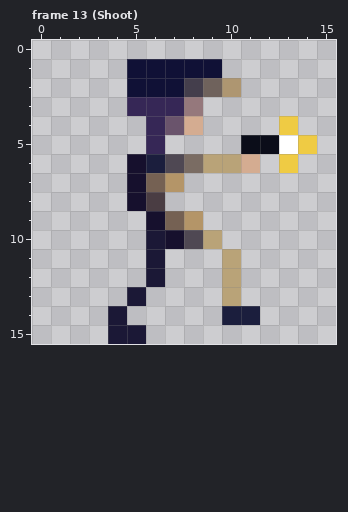
Pixel-art file, stored at Assets/Sprites/Cop_Sprite.aseprite. The picture above was drawn from the file before the commit.
16x16 pixels, 15 frames. Colours within 5 levels of each other are drawn and written as one. Shown: frame 13 (Shoot).
New version:
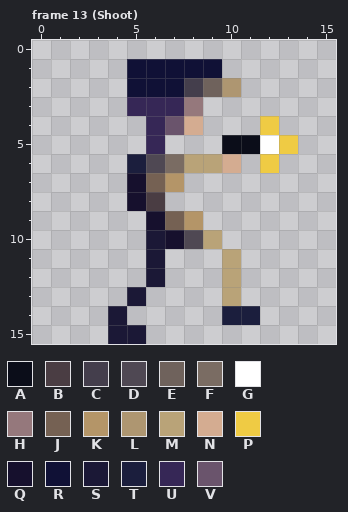
Palette (. is transparent): A #0b0d19  B #4a3d43  C #443e4c  D #4f4853  E #6f625c  F #7a6c63  G #ffffff  H #95787c  J #756153  K #b49568  L #ae9671  M #b9a378  N #d4ac91  P #efcb44  Q #16102d  R #101136  S #1b1836  T #1b1e3d  U #362756  V #6a546c
Change:
layer "ArmR" now hidden
Frame 13 (Shoot), layers "light", "Color":
y 4: x 12..13 .P -> P.
y 5: x 10 . -> A; x 12..14 AGP -> GP.
y 6: x 5..8 QTDF -> TDFM; x 10..13 MN.P -> N.P.
